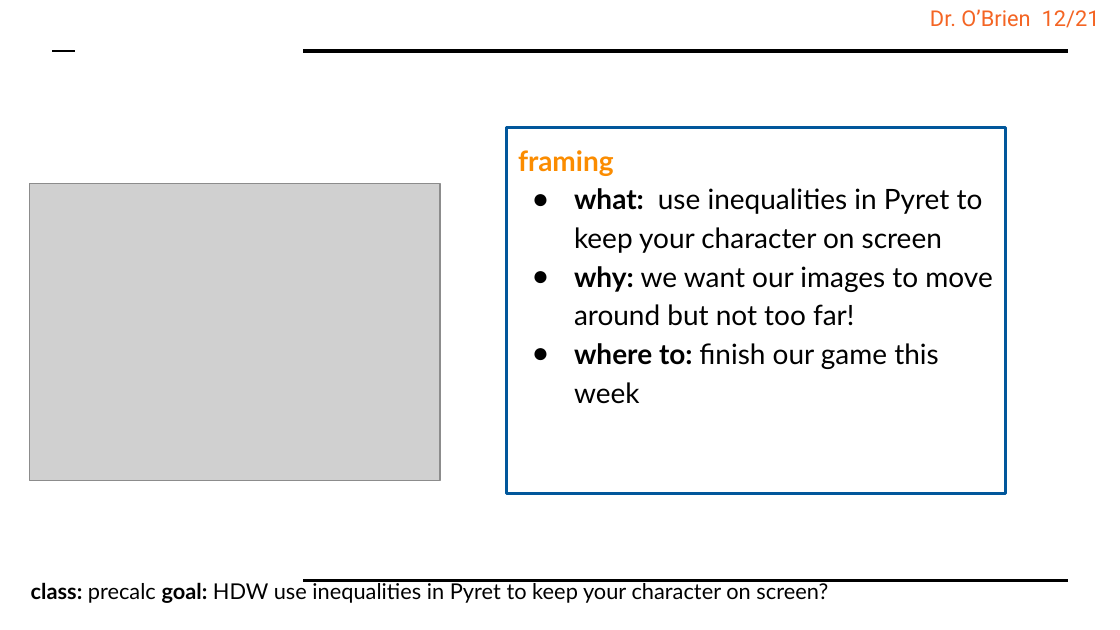
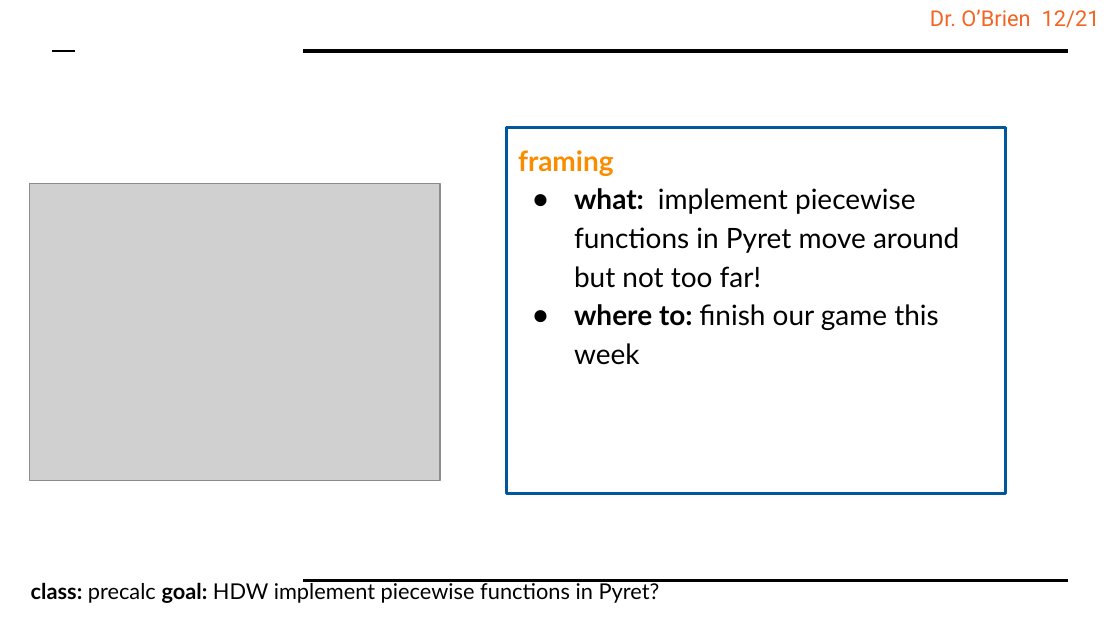
Before and after one commit to cobrien87/work, a slide deck: slide 4 of print/Precal_14_2.pptx. Drawn at 1120x630 pixels with LibreOffice and Linux fonts; fonts in the diff are those of the drawing; grey boxes stand for pictures; background and template pictures are left out. Boxes give left, top, right and bottom in pixels: in the first picture for what was removed or moved away, otherwise in the second. Text is boxed around its words. In the diff, an @@ line names an element or a change of style, - is before the commit and + after.

Commit message:
fixed goal precal ppt

```diff
--- a/print/Precal_14_2.pptx
+++ b/print/Precal_14_2.pptx
@@ text in rectangle at (574,188,959,288): text changed @@
-● what: use inequalities in Pyret to keep your character on screen
-● why: we want our images to move around but not too far!
+● what: implement piecewise functions in Pyret move around but not too far!
@@ text at (31,580,660,603): text changed @@
-class: precalc goal: HDW use inequalities in Pyret to keep your character on screen?
+class: precalc goal: HDW implement piecewise functions in Pyret?
```
Also in this commit, not shown: 5 other slides changed.
